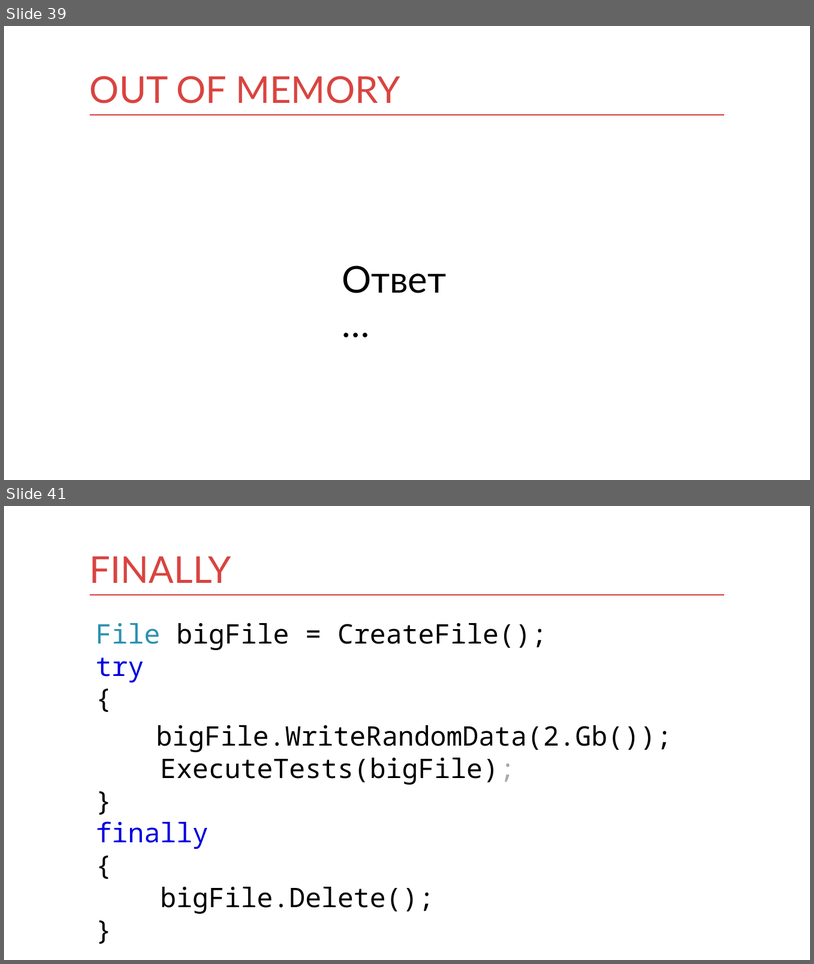
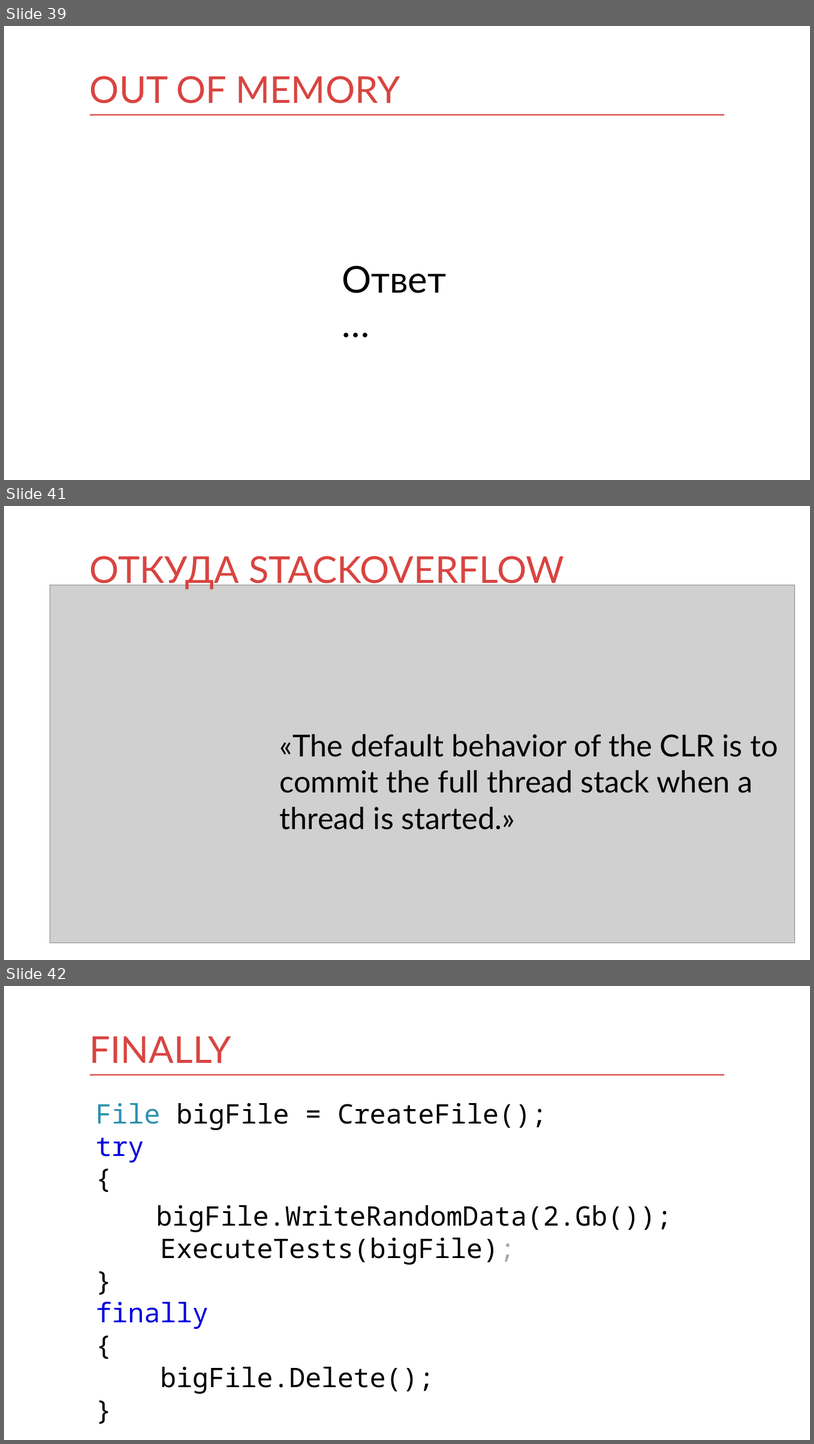
Before and after one commit to kontur-courses/exceptions, a slide deck: exceptions.pptx. Shown one above the other, each under a label of ours: slides 39 and 41 before the commit, slides 39, 41 and 42 after it; the slides between them are not shown. The pictures are 814x964 and 814x1444 pixels, drawn with LibreOffice and Linux fonts; fonts in the diff are those of the drawing; grey boxes stand for pictures. Boxes give left, top, right and bottom in pixels: in the first picture for what was removed or moved away, otherwise in the second. Text is boxed around its words. In the diff, an @@ line names an element or a change of style, - is before the commit and + after.

```diff
--- a/exceptions.pptx
+++ b/exceptions.pptx
@@ slide 41 added at (4, 506, 810, 960), background #FFFFFF @@
@@ title added at (90, 556, 564, 590), 44 pt, text #D94440 @@
+ОТКУДА STACKOVERFLOW
@@ picture added at (50, 585, 795, 943) @@
@@ text added at (280, 734, 779, 829), 36 pt, text #000000 @@
+«The default behavior of the CLR is to commit the full thread stack when a thread is started.»
@@ what was slide 41 is now slide 42 @@
```
Also in this commit, not shown: 5 slides changed.
